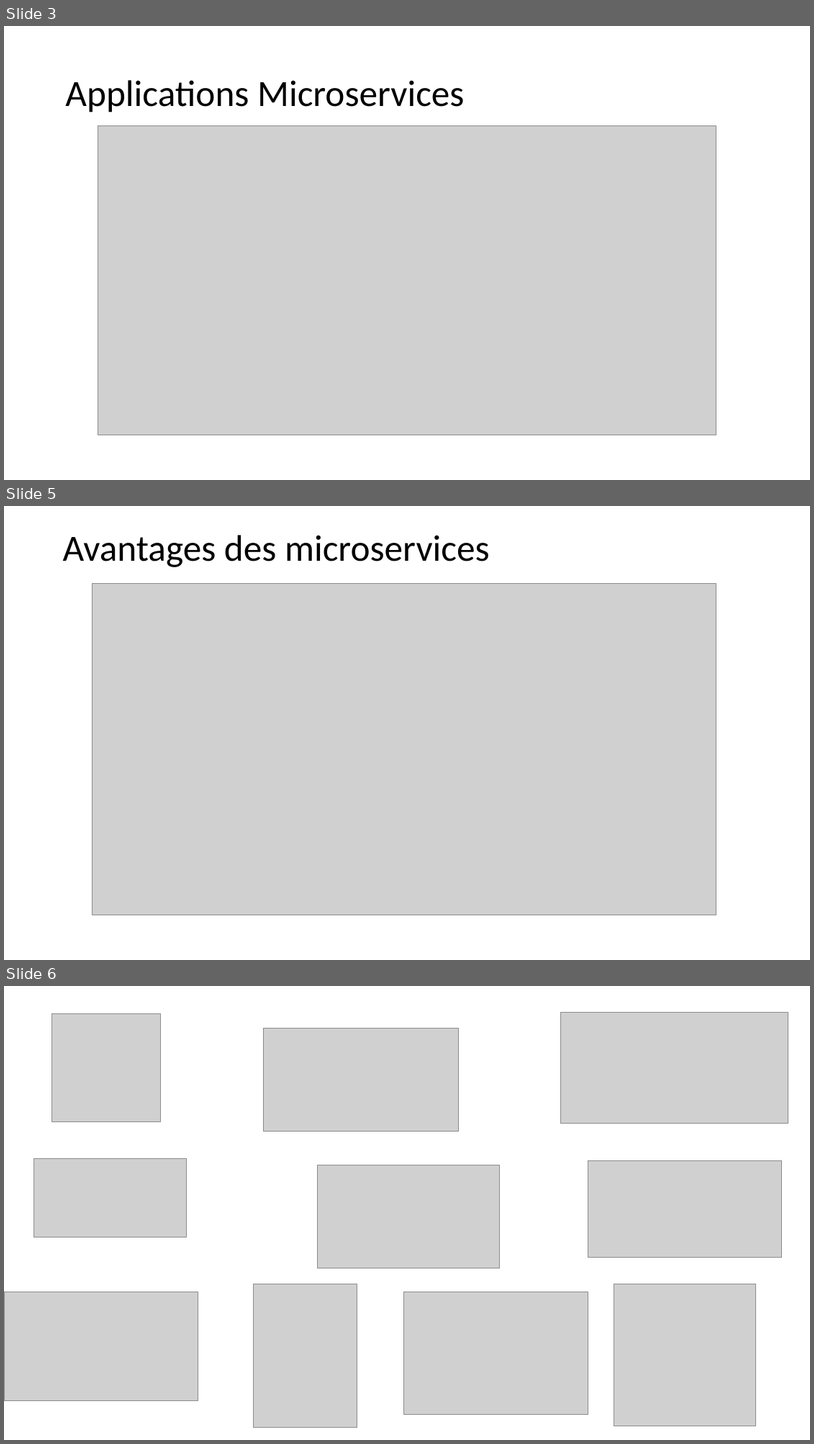
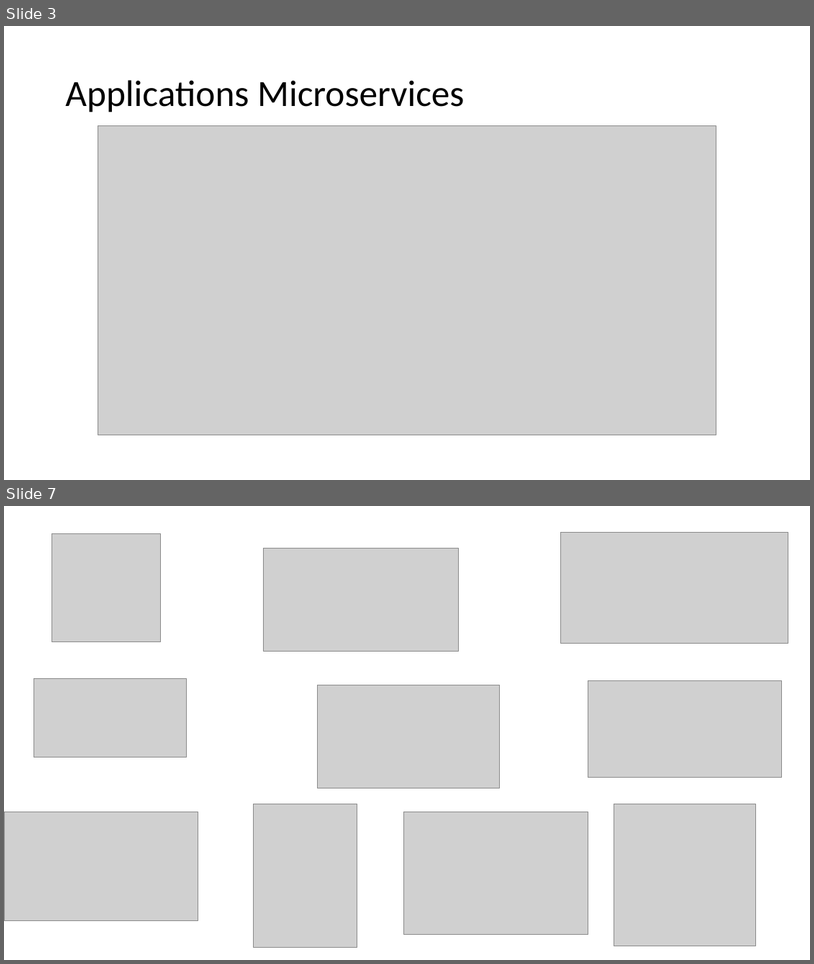
Before and after one commit to aymendr/formation_devOps_prise_en_mains, a slide deck: Introduction/Intoduction_devops.pptx. Shown one above the other, each under a label of ours: slides 3, 5 and 6 before the commit, slides 3 and 7 after it; the slides between them are not shown. The pictures are 814x1444 and 814x964 pixels, drawn with LibreOffice and Linux fonts; fonts in the diff are those of the drawing; grey boxes stand for pictures. Boxes give left, top, right and bottom in pixels: in the first picture for what was removed or moved away, otherwise in the second. Text is boxed around its words. In the diff, an @@ line names an element or a change of style, - is before the commit and + after.

Commit message:
add microservices explanation

```diff
--- a/Introduction/Intoduction_devops.pptx
+++ b/Introduction/Intoduction_devops.pptx
@@ slide 5 removed at bbox=[4, 506, 810, 960], background #FFFFFF @@
@@ title removed at bbox=[63, 535, 490, 567] @@
-Avantages des microservices
@@ picture removed at bbox=[93, 584, 718, 914] @@
@@ what was slide 6 is now slide 7 @@
```
Also in this commit, not shown: 3 slides added, 1 other slide removed.
